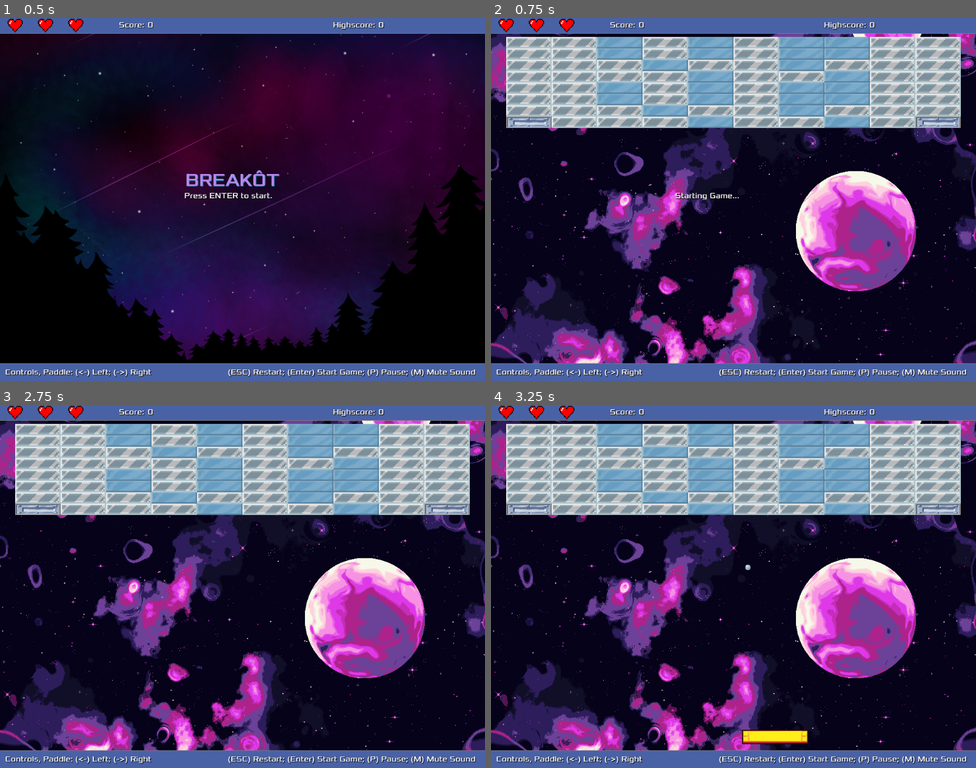
Above: before the commit, frames 1-4 (two rows, left to right).
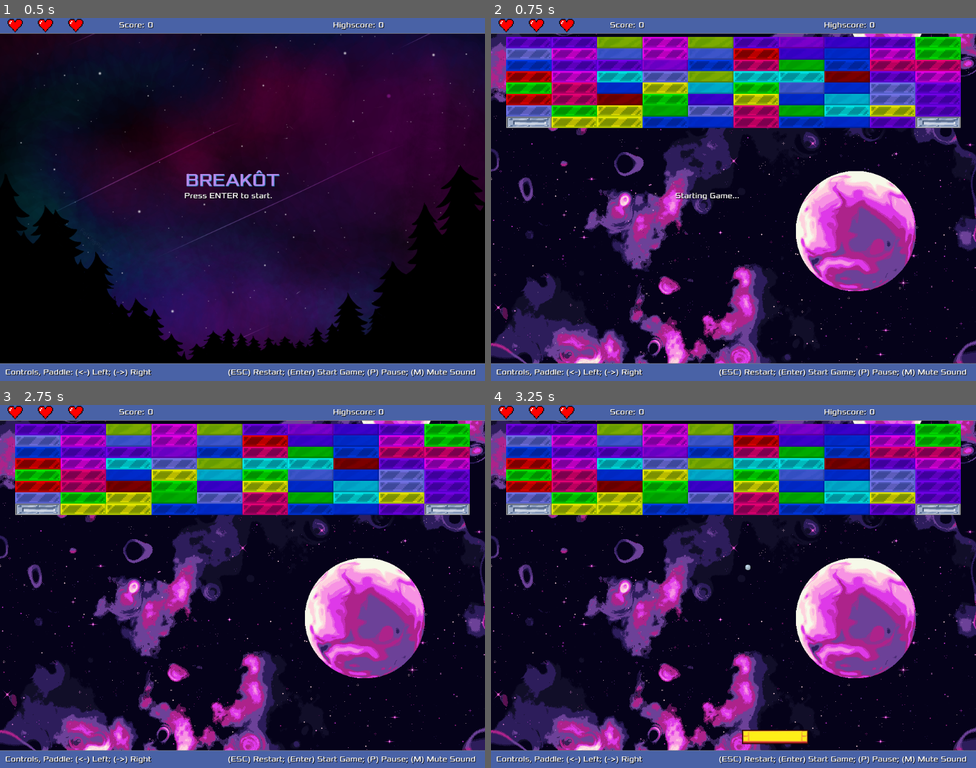
Above: after the commit, the same moments.

Repository: cristiadu/breakot
Game: Godot game, scene res://Main.tscn
Two runs of this game, one before a commit and one after it. Both use one fixed random seed, a clock stepped at 60 frames per second and the inputs below.
Inputs:
- Up to frame 1 (0.5 s): no input
- Up to frame 2 (0.75 s): tap Enter (ui_accept) at 0.5 s; hold Right (ui_right) from 0.53 s (still down); hold Enter (ui_accept) from 0.53 s (still down)
- Up to frame 3 (2.75 s): release Right (ui_right) at 1.28 s; release Enter (ui_accept) at 1.28 s; hold Left (ui_left) 1.28-2.03 s; tap Enter (ui_accept) at 1.35, 1.52, 1.82, 2 s; hold Right (ui_right) from 2.03 s (still down); hold Enter (ui_accept) from 2.03 s (still down)
- Up to frame 4 (3.25 s): keep holding Right (ui_right); release Enter (ui_accept) at 2.78 s; tap Enter (ui_accept) at 2.85, 3.02 s

Frame 1 is identical in both runs. In frame 2, 23% of the frame differs, in the area x 3-97%, y 5-31%; in frame 3, 23%; in frame 4, 23%.

Commit message:
Fixing memory leak of resources

Diff:
--- a/Main.gd
+++ b/Main.gd
@@ -72,7 +72,8 @@
 func start_level(level_number):
 	# Load new level scene dinamically
 	if current_level != null:
-		current_level.queue_free()
+		var previous_level = current_level
+		previous_level.queue_free()
 
 	var level_name = "Level" + str(level_number)
 	var level_to_load = load("res://levels/" + level_name + ".tscn")
--- a/blocks/CrackeableGlassBlock.gd
+++ b/blocks/CrackeableGlassBlock.gd
@@ -4,6 +4,7 @@
 func _ready():
 	$Sprite2D.animation = "intact"
 	points = 3
+	super._ready()
 
 
 func on_hit():
--- a/blocks/CrackeableGlassBlock.tscn
+++ b/blocks/CrackeableGlassBlock.tscn
@@ -1,9 +1,10 @@
-[gd_scene load_steps=7 format=3 uid="uid://dpuy31prlb1dx"]
+[gd_scene load_steps=8 format=3 uid="uid://dpuy31prlb1dx"]
 
 [ext_resource type="Texture2D" uid="uid://du87chwgf0bfm" path="res://assets/block_glass_1.png" id="1"]
 [ext_resource type="Script" path="res://blocks/CrackeableGlassBlock.gd" id="2"]
 [ext_resource type="Texture2D" uid="uid://c14xxmbecql3v" path="res://assets/block_glass_1_cracked.png" id="3"]
 [ext_resource type="AudioStream" uid="uid://fk61t7fuiruv" path="res://assets/audio/block_glass.wav" id="4"]
+[ext_resource type="AudioStream" uid="uid://tmcffx0noed" path="res://assets/audio/block_bubble.wav" id="5_lf0y7"]
 
 [sub_resource type="SpriteFrames" id="2"]
 animations = [{
@@ -42,6 +43,6 @@
 
 [node name="HitSound" type="AudioStreamPlayer" parent="."]
 stream = ExtResource("4")
-pitch_scale = 2.01
 
 [node name="CrackSound" type="AudioStreamPlayer" parent="."]
+stream = ExtResource("5_lf0y7")
--- a/blocks/MetalBlock.gd
+++ b/blocks/MetalBlock.gd
@@ -3,7 +3,7 @@
 func _ready():
 	add_to_group("unbreakable_block")
 	points = 0
-
+	super._ready()
 
 func apply_color():
 	# No color applied to this block.
--- a/blocks/WeakGlassBlock.gd
+++ b/blocks/WeakGlassBlock.gd
@@ -2,6 +2,7 @@
 
 func _ready():
 	points = 4
+	super._ready()
 
 
 func get_block_type():
--- a/blocks/WeakGlassBlock.tscn
+++ b/blocks/WeakGlassBlock.tscn
@@ -5,8 +5,8 @@
 [ext_resource type="AudioStream" uid="uid://fk61t7fuiruv" path="res://assets/audio/block_glass.wav" id="3"]
 
 [sub_resource type="CapsuleShape2D" id="1"]
-radius = 16.0
-height = 128.0
+radius = 14.6667
+height = 130.667
 
 [node name="WeakGlassBlock" type="StaticBody2D" groups=["block"]]
 scale = Vector2(0.75, 0.75)
@@ -16,6 +16,7 @@
 texture = ExtResource("1")
 
 [node name="CollisionShape2D" type="CollisionShape2D" parent="."]
+position = Vector2(1.19209e-07, -1.33333)
 rotation = 1.5708
 shape = SubResource("1")
 
